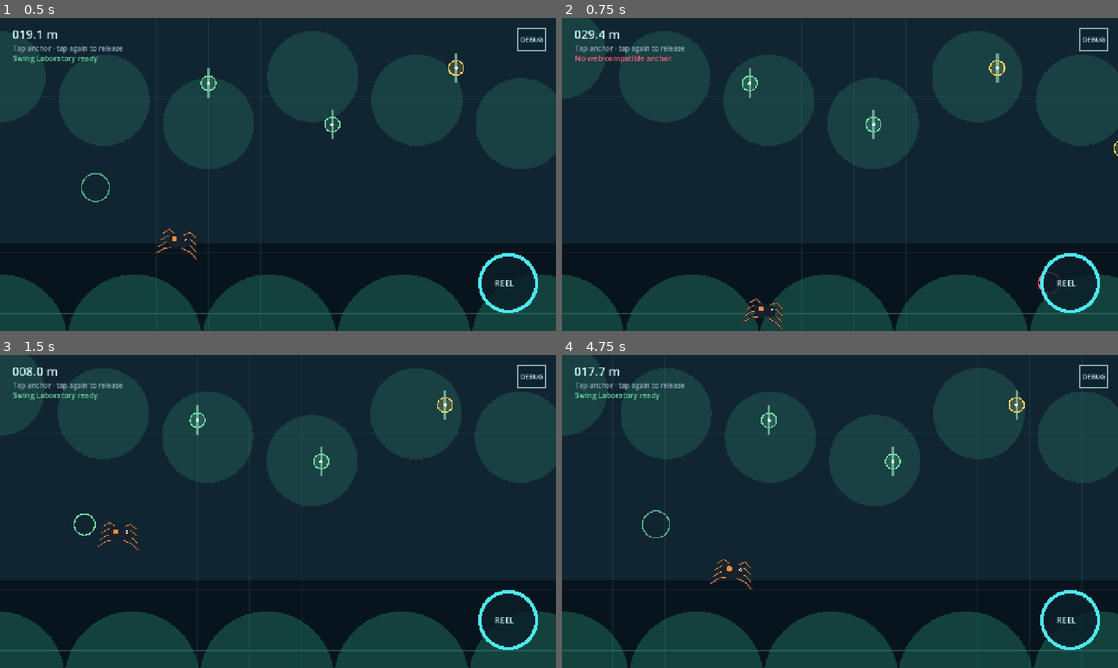
Above: before the commit, frames 1-4 (two rows, left to right).
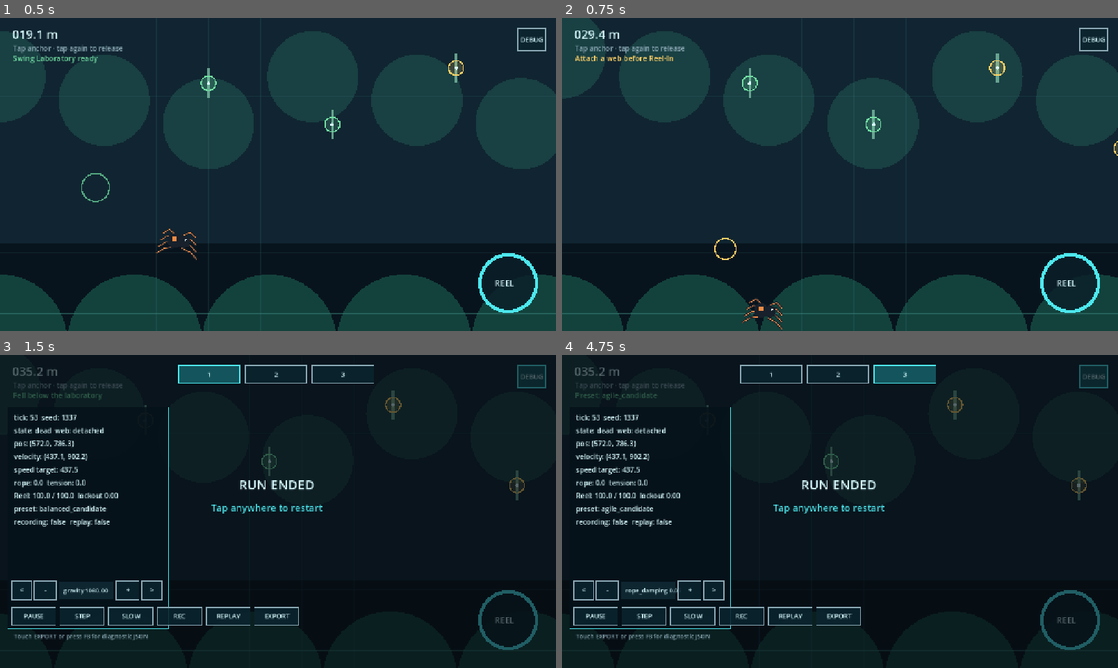
Above: after the commit, the same moments.

Repository: menno420/spider-swing
Game: Godot game, scene res://game/bootstrap/main.tscn
Same seed, same stepped clock (60 frames per second), same inputs: the game is played once before the commit and once after it.
Inputs (mouse positions are in pixels of both pictures, inside the frame that each line leads up to):
- Up to frame 1 (0.5 s): no input
- Up to frame 2 (0.75 s): click (1067, 284) at 0.52 s
- Up to frame 3 (1.5 s): click (533, 376) at 1.27 s
- Up to frame 4 (4.75 s): click (773, 373) at 2.02 s; click (840, 373) at 2.77 s; click (906, 373) at 3.52 s; click (584, 589) at 4.27 s

Frame 1 is identical in both runs. In frame 2, 0.3% of the frame differs, in the area x 2-90%, y 11-89%; in frame 3, 37%; in frame 4, 38%, in the area x 0-100%, y 0-100%.

Commit message:
fix: move mobile HUD input into Godot GUI controls

Diff:
--- a/game/adapters/input_router.gd
+++ b/game/adapters/input_router.gd
@@ -1,12 +1,11 @@
 extends Node
 class_name InputRouter
 ## Captures render-time input and emits intent without mutating simulation.
-
-enum PrimaryTouchRegion {
-	WORLD,
-	REEL,
-	DEBUG,
-}
+##
+## HUD input is owned by real Godot Controls. World taps are handled only in
+## `_unhandled_input`, after the GUI pipeline has had the opportunity to consume
+## them. This keeps device stretch, safe areas, and pointer routing inside Godot
+## instead of recreating those rules with manual coordinate math.
 
 signal web_tapped(screen_position: Vector2)
 signal reel_changed(active: bool)
@@ -22,43 +21,20 @@
 signal replay_requested
 signal diagnostic_export_requested
 
-var _reel_touch_ids: Dictionary = {}
 var _reel_active: bool = false
+var _touch_reel_active: bool = false
 var _debug_visible: bool = false
 var _keyboard_reel_active: bool = false
-
-
-static func logical_canvas_size(
-	visible_screen_size: Vector2,
-	stretch_transform: Transform2D,
-) -> Vector2:
-	## InputEvent positions have already been adjusted by Godot's stretch
-	## transform, while Viewport.get_visible_rect() reports physical screen
-	## pixels. Convert only the size into the same logical canvas coordinates
-	## used by those events and by SwingLabView._draw().
-	if visible_screen_size.x <= 0.0 or visible_screen_size.y <= 0.0:
-		return LabLayout.REFERENCE_SIZE
-	var logical_size := stretch_transform.affine_inverse().basis_xform(
-		visible_screen_size)
-	if logical_size.x <= 0.0 or logical_size.y <= 0.0:
-		return LabLayout.REFERENCE_SIZE
-	return logical_size
-
-
-static func classify_primary_touch(
-	position: Vector2,
-	logical_canvas_size_value: Vector2,
-) -> int:
-	if LabLayout.reel_rect(logical_canvas_size_value).has_point(position):
-		return PrimaryTouchRegion.REEL
-	if LabLayout.debug_toggle_rect(logical_canvas_size_value).has_point(position):
-		return PrimaryTouchRegion.DEBUG
-	return PrimaryTouchRegion.WORLD
+var _touch_surface: Control
+var _reel_button: Button
+var _debug_button: Button
+var _debug_controls: Array[Control] = []
 
 
 func _ready() -> void:
 	process_mode = Node.PROCESS_MODE_ALWAYS
-	set_process_input(true)
+	install_touch_surface()
+	set_process_unhandled_input(true)
 	set_process(true)
 
 
@@ -69,16 +45,17 @@
 		_publish_reel_state()
 
 
-func _input(event: InputEvent) -> void:
+func _unhandled_input(event: InputEvent) -> void:
 	if event is InputEventScreenTouch:
-		_handle_screen_touch(event)
+		var touch := event as InputEventScreenTouch
+		if touch.pressed:
+			web_tapped.emit(touch.position)
 		return
 
 	if event is InputEventMouseButton:
 		var mouse := event as InputEventMouseButton
 		if mouse.button_index == MOUSE_BUTTON_LEFT and mouse.pressed:
-			if not _handle_ui_press(mouse.position):
-				web_tapped.emit(mouse.position)
+			web_tapped.emit(mouse.position)
 		return
 
 	if event.is_action_pressed("web_action"):
@@ -86,8 +63,7 @@
 	elif event.is_action_pressed("restart_run"):
 		restart_requested.emit()
 	elif event.is_action_pressed("toggle_debug"):
-		_debug_visible = not _debug_visible
-		debug_toggle_requested.emit()
+		_toggle_debug_from_touch()
 	elif event.is_action_pressed("pause"):
 		debug_pause_requested.emit()
 
@@ -95,70 +71,148 @@
 		_handle_debug_key(event as InputEventKey)
 
 
-func _handle_screen_touch(touch: InputEventScreenTouch) -> void:
-	if touch.pressed:
-		match classify_primary_touch(touch.position, _viewport_size()):
-			PrimaryTouchRegion.REEL:
-				_reel_touch_ids[touch.index] = true
-				_publish_reel_state()
-				return
-			PrimaryTouchRegion.DEBUG:
-				_debug_visible = not _debug_visible
-				debug_toggle_requested.emit()
-				return
-		if _handle_ui_press(touch.position):
-			return
-		web_tapped.emit(touch.position)
-		return
-
-	if _reel_touch_ids.erase(touch.index):
-		_publish_reel_state()
-
-
-func _handle_ui_press(position: Vector2) -> bool:
-	var viewport_size := _viewport_size()
-	if LabLayout.debug_toggle_rect(viewport_size).has_point(position):
-		_debug_visible = not _debug_visible
-		debug_toggle_requested.emit()
-		return true
-	if not _debug_visible:
-		return false
+func install_touch_surface() -> void:
+	if _touch_surface != null:
+		return
+	var layer := CanvasLayer.new()
+	layer.name = "HudTouchLayer"
+	layer.layer = 100
+	add_child(layer)
+
+	_touch_surface = Control.new()
+	_touch_surface.name = "Surface"
+	_touch_surface.set_anchors_and_offsets_preset(Control.PRESET_FULL_RECT)
+	_touch_surface.mouse_filter = Control.MOUSE_FILTER_IGNORE
+	layer.add_child(_touch_surface)
+
+	_reel_button = _make_anchored_button(
+		&"Reel",
+		Vector2.ONE,
+		Rect2(-184.0, -184.0, 148.0, 148.0),
+	)
+	_reel_button.button_down.connect(_set_touch_reel.bind(true))
+	_reel_button.button_up.connect(_set_touch_reel.bind(false))
+
+	_debug_button = _make_anchored_button(
+		&"Debug",
+		Vector2(1.0, 0.0),
+		Rect2(-88.0, 24.0, 64.0, 52.0),
+	)
+	_debug_button.pressed.connect(_toggle_debug_from_touch)
 
 	for index in range(SwingConfig.preset_names().size()):
-		if LabLayout.preset_rect(index).has_point(position):
-			preset_requested.emit(SwingConfig.preset_names()[index])
-			return true
-	if LabLayout.tuning_previous_rect().has_point(position):
-		tuning_parameter_requested.emit(-1)
-		return true
-	if LabLayout.tuning_next_rect().has_point(position):
-		tuning_parameter_requested.emit(1)
-		return true
-	if LabLayout.tuning_minus_rect().has_point(position):
-		tuning_adjustment_requested.emit(-1.0)
-		return true
-	if LabLayout.tuning_plus_rect().has_point(position):
-		tuning_adjustment_requested.emit(1.0)
-		return true
+		var preset_name := SwingConfig.preset_names()[index]
+		var button := _make_fixed_button(
+			StringName("Preset%d" % index),
+			LabLayout.preset_rect(index),
+		)
+		button.pressed.connect(_emit_preset.bind(preset_name))
+		_debug_controls.append(button)
+
+	var previous := _make_fixed_button(
+		&"TuningPrevious", LabLayout.tuning_previous_rect())
+	previous.pressed.connect(_emit_tuning_parameter.bind(-1))
+	_debug_controls.append(previous)
+	var minus := _make_fixed_button(&"TuningMinus", LabLayout.tuning_minus_rect())
+	minus.pressed.connect(_emit_tuning_adjustment.bind(-1.0))
+	_debug_controls.append(minus)
+	var plus := _make_fixed_button(&"TuningPlus", LabLayout.tuning_plus_rect())
+	plus.pressed.connect(_emit_tuning_adjustment.bind(1.0))
+	_debug_controls.append(plus)
+	var next := _make_fixed_button(&"TuningNext", LabLayout.tuning_next_rect())
+	next.pressed.connect(_emit_tuning_parameter.bind(1))
+	_debug_controls.append(next)
 
 	for index in range(6):
-		if not LabLayout.utility_rect(index).has_point(position):
-			continue
-		match index:
-			0:
-				debug_pause_requested.emit()
-			1:
-				debug_frame_step_requested.emit()
-			2:
-				slow_motion_requested.emit()
-			3:
-				recording_requested.emit()
-			4:
-				replay_requested.emit()
-			5:
-				diagnostic_export_requested.emit()
-		return true
-	return false
+		var utility := _make_fixed_button(
+			StringName("Utility%d" % index),
+			LabLayout.utility_rect(index),
+		)
+		utility.pressed.connect(_emit_utility.bind(index))
+		_debug_controls.append(utility)
+	_set_debug_controls_visible(false)
+
+
+func hud_button(button_name: StringName) -> Button:
+	if _touch_surface == null:
+		return null
+	return _touch_surface.get_node_or_null(NodePath(str(button_name))) as Button
+
+
+func _make_anchored_button(
+	button_name: StringName,
+	anchor: Vector2,
+	offset_rect: Rect2,
+) -> Button:
+	var button := _new_input_button(button_name)
+	button.anchor_left = anchor.x
+	button.anchor_top = anchor.y
+	button.anchor_right = anchor.x
+	button.anchor_bottom = anchor.y
+	button.offset_left = offset_rect.position.x
+	button.offset_top = offset_rect.position.y
+	button.offset_right = offset_rect.end.x
+	button.offset_bottom = offset_rect.end.y
+	return button
+
+
+func _make_fixed_button(button_name: StringName, rect: Rect2) -> Button:
+	return _make_anchored_button(button_name, Vector2.ZERO, rect)
+
+
+func _new_input_button(button_name: StringName) -> Button:
+	var button := Button.new()
+	button.name = str(button_name)
+	button.flat = true
+	button.focus_mode = Control.FOCUS_NONE
+	button.mouse_filter = Control.MOUSE_FILTER_STOP
+	button.self_modulate = Color(1.0, 1.0, 1.0, 0.01)
+	_touch_surface.add_child(button)
+	return button
+
+
+func _set_touch_reel(active: bool) -> void:
+	_touch_reel_active = active
+	_publish_reel_state()
+
+
+func _toggle_debug_from_touch() -> void:
+	_debug_visible = not _debug_visible
+	_set_debug_controls_visible(_debug_visible)
+	debug_toggle_requested.emit()
+
+
+func _set_debug_controls_visible(visible: bool) -> void:
+	for control: Control in _debug_controls:
+		control.visible = visible
+
+
+func _emit_preset(preset_name: StringName) -> void:
+	preset_requested.emit(preset_name)
+
+
+func _emit_tuning_parameter(direction: int) -> void:
+	tuning_parameter_requested.emit(direction)
+
+
+func _emit_tuning_adjustment(direction: float) -> void:
+	tuning_adjustment_requested.emit(direction)
+
+
+func _emit_utility(index: int) -> void:
+	match index:
+		0:
+			debug_pause_requested.emit()
+		1:
+			debug_frame_step_requested.emit()
+		2:
+			slow_motion_requested.emit()
+		3:
+			recording_requested.emit()
+		4:
+			replay_requested.emit()
+		5:
+			diagnostic_export_requested.emit()
 
 
 func _handle_debug_key(key: InputEventKey) -> void:
@@ -194,8 +248,8 @@
 
 
 func cancel_held_input() -> void:
-	_reel_touch_ids.clear()
 	_keyboard_reel_active = false
+	_touch_reel_active = false
 	_publish_reel_state()
 
 
@@ -206,16 +260,8 @@
 
 
 func _publish_reel_state() -> void:
-	var next_active := not _reel_touch_ids.is_empty() or _keyboard_reel_active
+	var next_active := _keyboard_reel_active or _touch_reel_active
 	if next_active == _reel_active:
 		return
 	_reel_active = next_active
 	reel_changed.emit(_reel_active)
-
-
-func _viewport_size() -> Vector2:
-	var viewport := get_viewport()
-	return logical_canvas_size(
-		viewport.get_visible_rect().size,
-		viewport.get_stretch_transform(),
-	)
